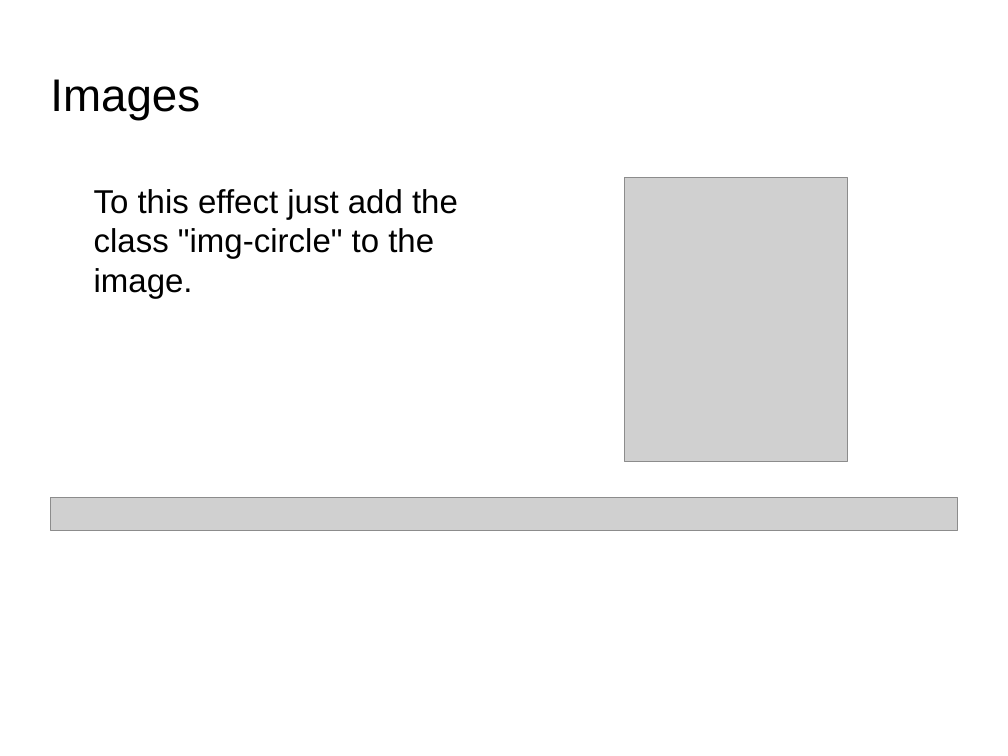
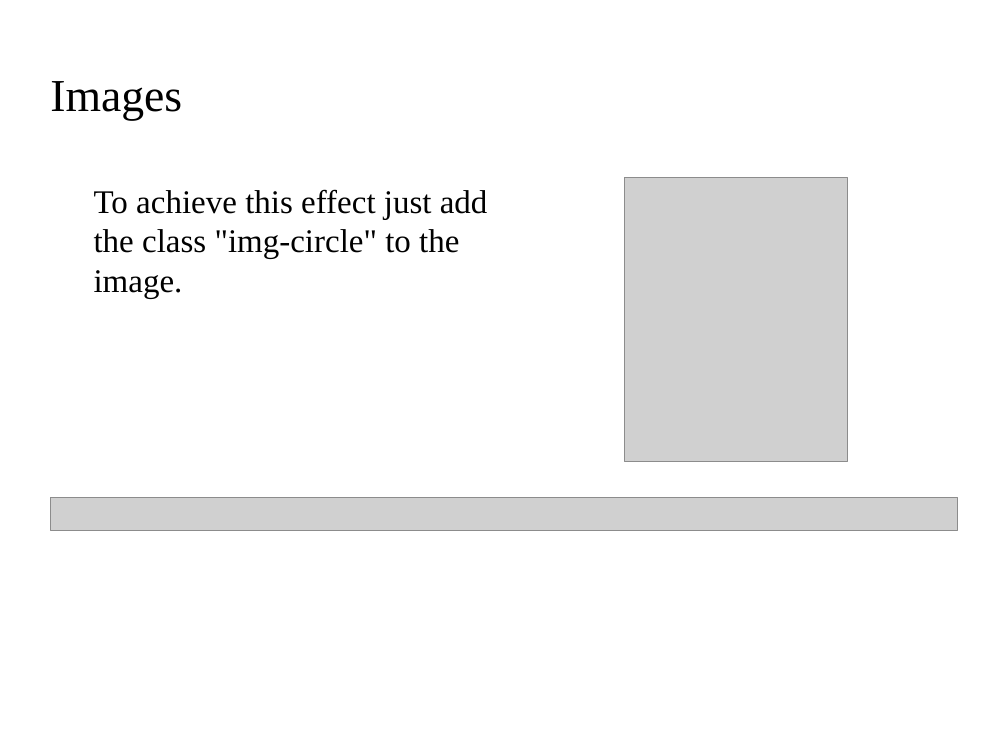
Before and after one commit to alvarocrego/EjercicioMrRuiz, a slide deck: slide 6 of web/Alvaro Crego_Bootstrap.odp (slide 5 before the commit). Drawn at 1008x756 pixels with LibreOffice and Linux fonts; fonts in the diff are those of the drawing; grey boxes stand for pictures; background and template pictures are left out. Boxes give left, top, right and bottom in pixels: in the first picture for what was removed or moved away, otherwise in the second. Text is boxed around its words. In the diff, an @@ line names an element or a change of style, - is before the commit and + after.

```diff
--- a/web/Alvaro Crego_Bootstrap.odp
+++ b/web/Alvaro Crego_Bootstrap.odp
@@ title "Images" at [50,81,182,121]: font Arial to Times New Roman @@
@@ text at [94,189,488,299]: text changed; font Arial to Times New Roman @@
-To this effect just add the class "img-circle" to the image.
+To achieve this effect just add the class "img-circle" to the image.
```
Also in this commit, not shown: 6 other slides changed, 2 slides added, 1 slide removed.
